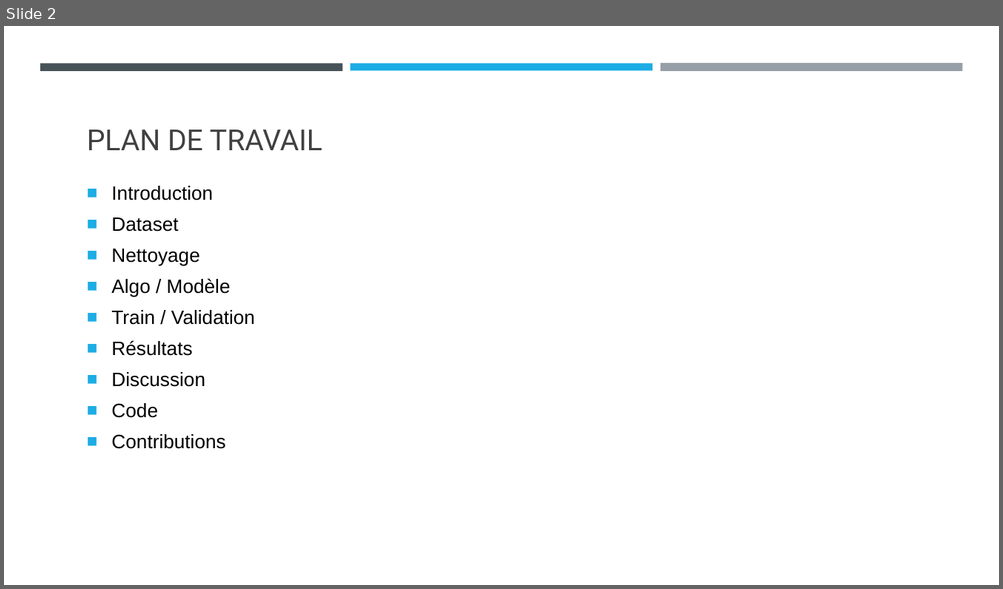
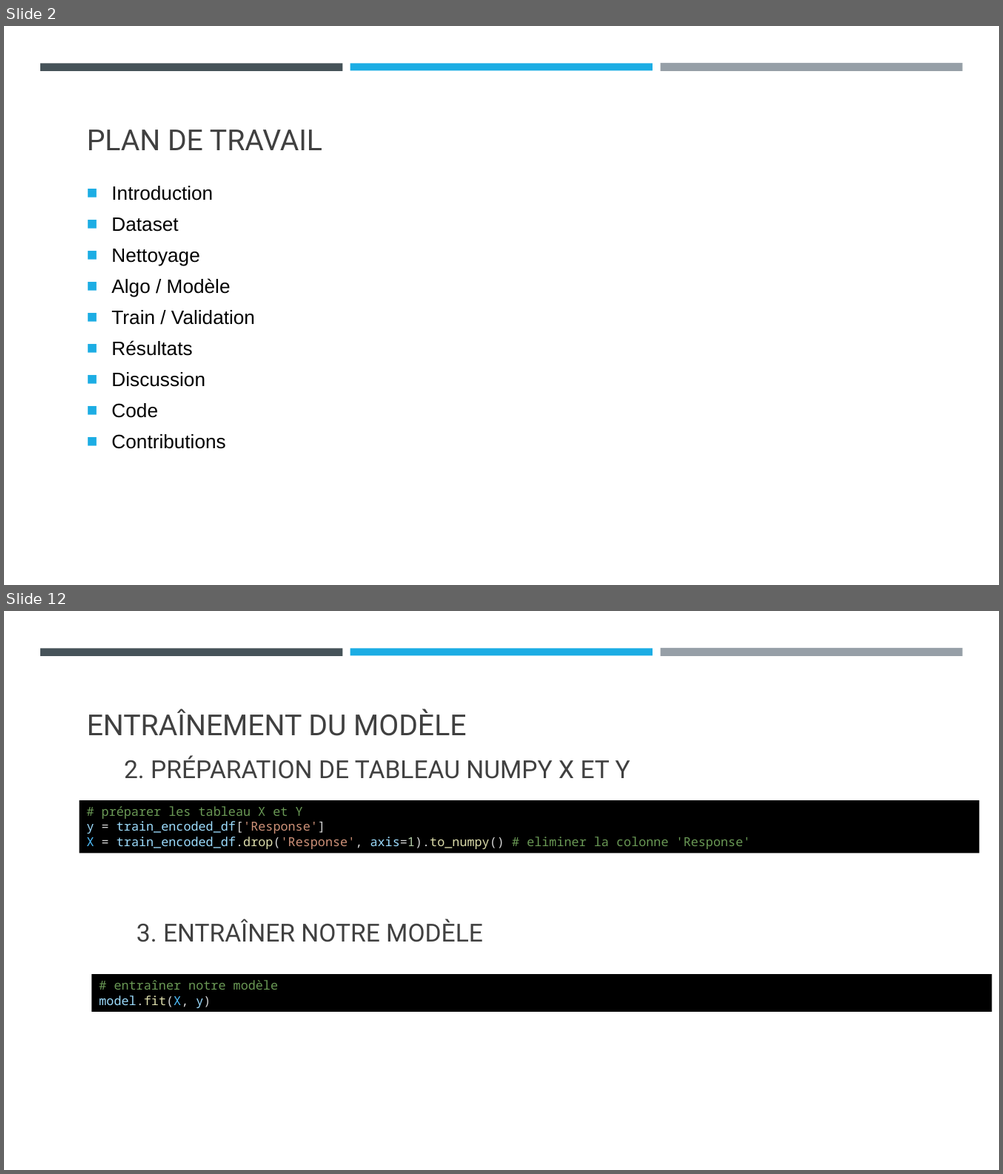
Before and after one commit to wiwiwisso/Health_Insurance_Cross_Sell_Prediction, a slide deck: Prédictions de ventes croisée d’assurence maladie et assurence.pptx. Shown one above the other, each under a label of ours: slide 2 before the commit, slides 2 and 12 after it; the slides between them are not shown. The pictures are 1003x589 and 1003x1174 pixels, drawn with LibreOffice and Linux fonts; fonts in the diff are those of the drawing. Boxes give left, top, right and bottom in pixels: in the first picture for what was removed or moved away, otherwise in the second. Text is boxed around its words. In the diff, an @@ line names an element or a change of style, - is before the commit and + after.

```diff
--- a/Prédictions de ventes croisée d’assurence maladie et assurence.pptx
+++ b/Prédictions de ventes croisée d’assurence maladie et assurence.pptx
@@ slide 12 added at (4, 611, 999, 1170), background #FFFFFF; not listed: 3 template elements that a slide beside it also shows @@
@@ title added at (87, 709, 466, 736), 28 pt, text #404040 @@
+ENTRAÎNEMENT DU MODÈLE
@@ text added at (124, 756, 630, 779), 24 pt, text #404040 @@
+2. PRÉPARATION DE TABLEAU NUMPY X ET Y
@@ rectangle added at (79, 800, 979, 854), fill #000000, 12 pt, text #6A9955 @@
+# préparer les tableau X et Y
+y = train_encoded_df['Response']
+X = train_encoded_df.drop('Response', axis=1).to_numpy() # eliminer la colonne 'Response'
@@ text added at (136, 919, 483, 943), 24 pt, text #404040 @@
+3. ENTRAÎNER NOTRE MODÈLE
@@ rectangle added at (92, 974, 992, 1011), fill #000000, 12 pt, text #6A9955 @@
+# entraîner notre modèle
+model.fit(X, y)
```
Also in this commit, not shown: 1 slide changed, 12 other slides added, 2 slides removed, 2 other files.
